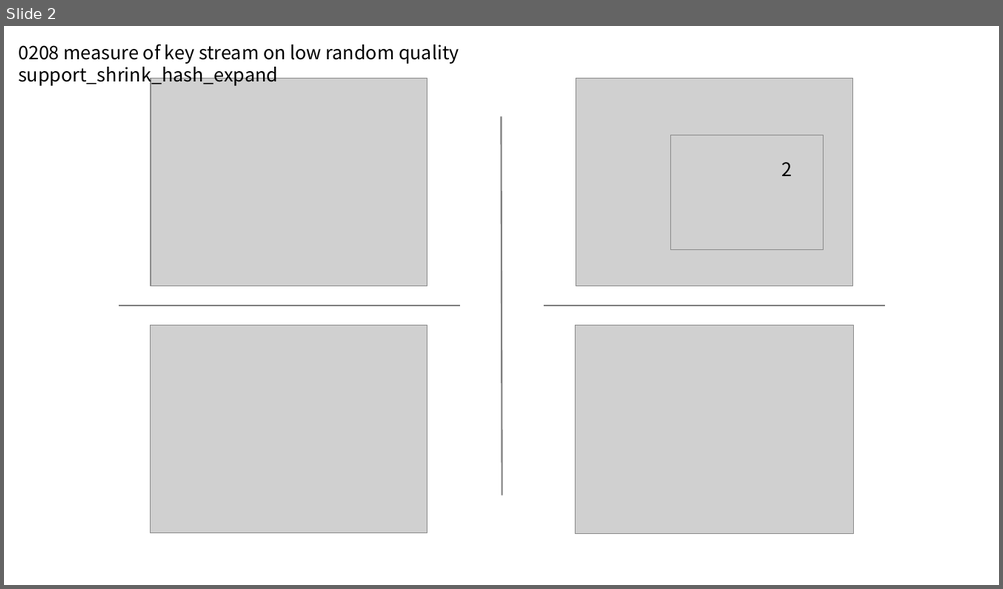
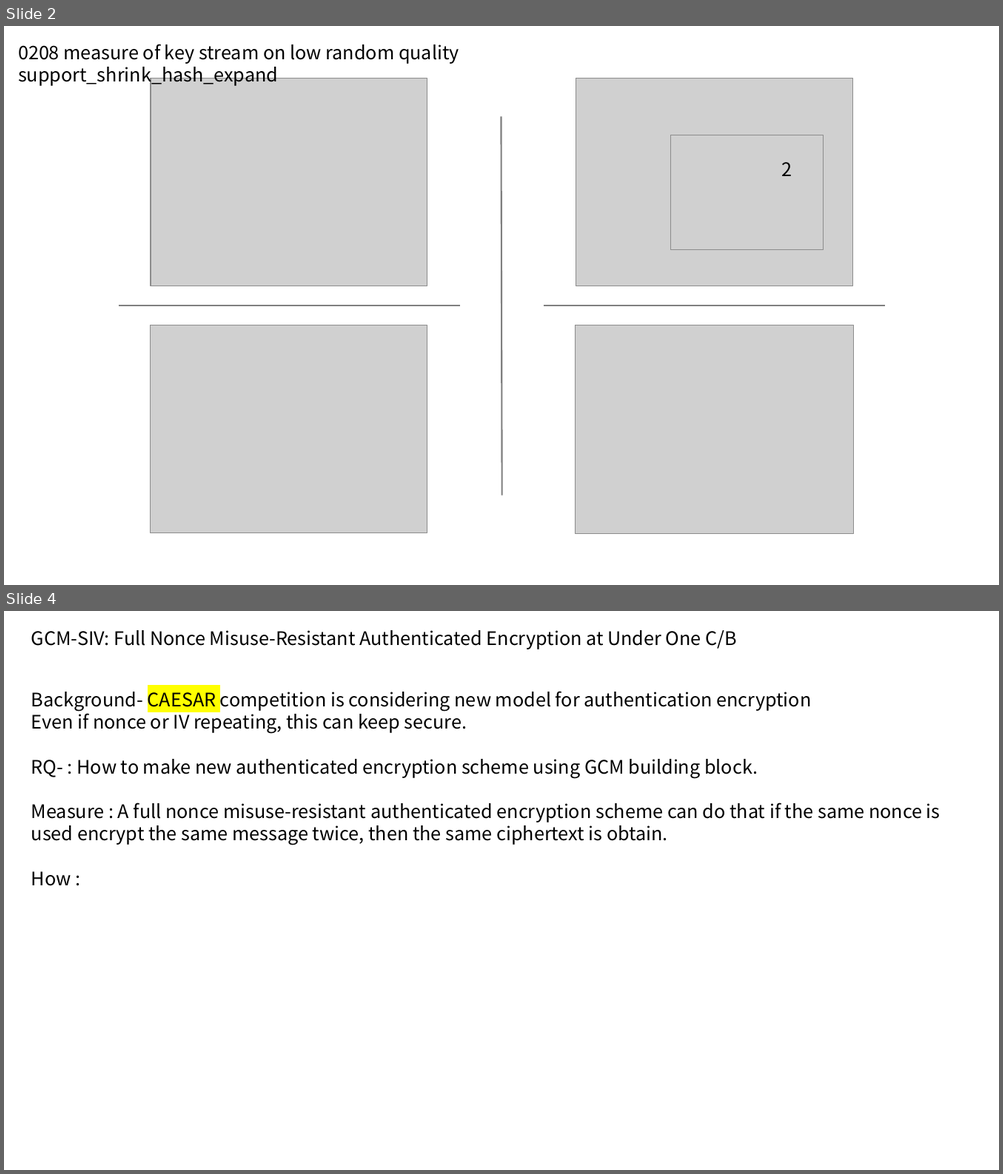
Before and after one commit to masa564/Research, a slide deck: Note.pptx. Shown one above the other, each under a label of ours: slide 2 before the commit, slides 2 and 4 after it; the slides between them are not shown. The pictures are 1003x589 and 1003x1174 pixels, drawn with LibreOffice and Linux fonts; fonts in the diff are those of the drawing; grey boxes stand for pictures. Boxes give left, top, right and bottom in pixels: in the first picture for what was removed or moved away, otherwise in the second. Text is boxed around its words. In the diff, an @@ line names an element or a change of style, - is before the commit and + after.

```diff
--- a/Note.pptx
+++ b/Note.pptx
@@ slide 4 added at <box>4,611,999,1170</box>, background #FFFFFF @@
@@ text added at <box>31,630,737,649</box>, 18 pt, text #000000 @@
+GCM-SIV: Full Nonce Misuse-Resistant Authenticated Encryption at Under One C/B
@@ text added at <box>31,691,940,886</box>, 18 pt, text #000000 @@
+Background- CAESAR competition is considering new model for authentication encryption
+Even if nonce or IV repeating, this can keep secure.
+RQ- : How to make new authenticated encryption scheme using GCM building block.
+Measure : A full nonce misuse-resistant authenticated encryption scheme can do that if the same nonce is used encrypt the same message twice, then the same ciphertext is obtain.
+How :
```
Also in this commit, not shown: 1 other slide added, 1 other file.
